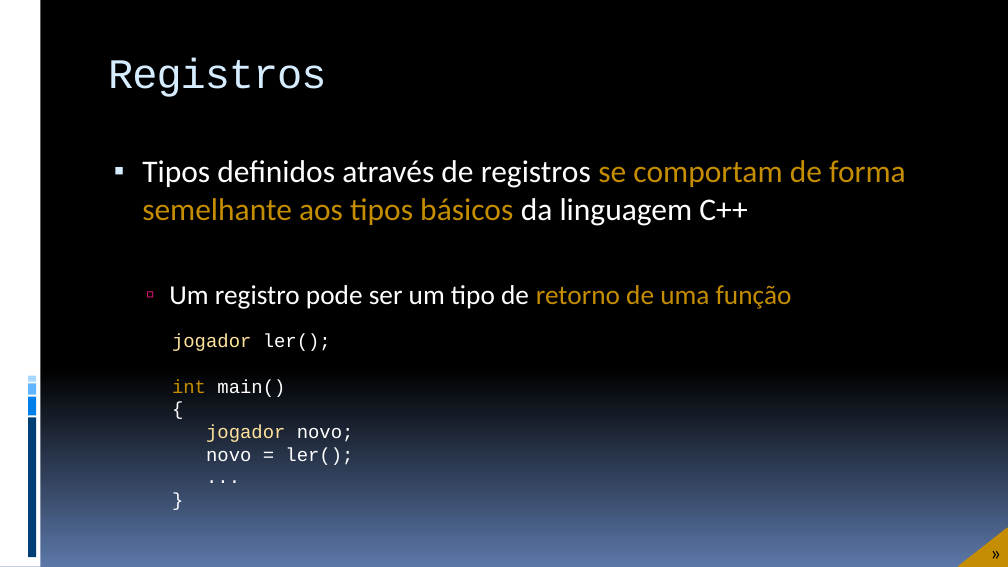
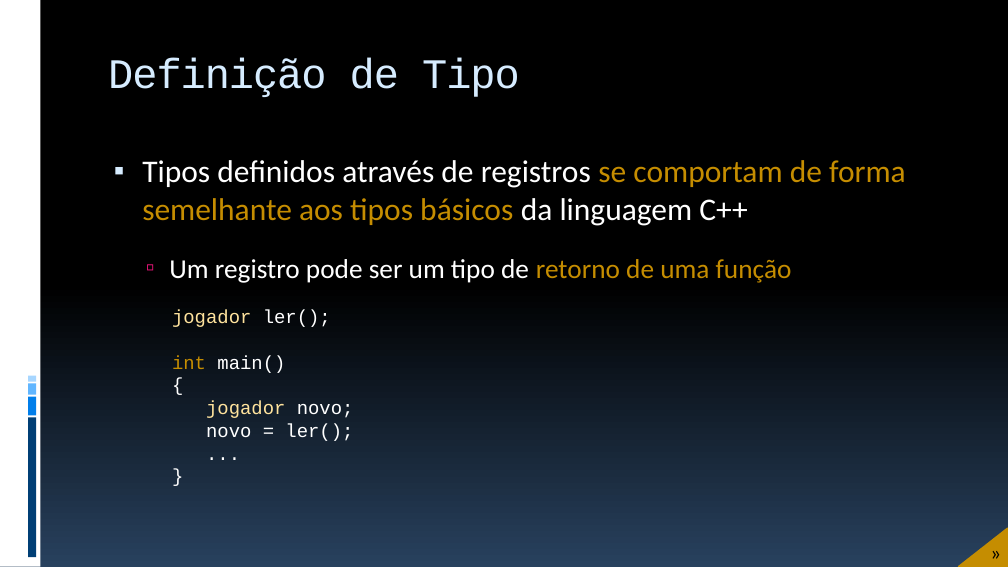
Before and after one commit to JudsonSS/ProgComp, a slide deck: slide 15 of Slides/12. Registros.pptx. Drawn at 1008x567 pixels with LibreOffice and Linux fonts; fonts in the diff are those of the drawing. Boxes give left, top, right and bottom in pixels: in the first picture for what was removed or moved away, otherwise in the second. Text is boxed around its words. In the diff, an @@ line names an element or a change of style, - is before the commit and + after.

```diff
--- a/Slides/12. Registros.pptx
+++ b/Slides/12. Registros.pptx
@@ background gradient #000000 to #5B77A8 to gradient #000000 to #28415E @@
@@ title at <box>108,57,520,97</box>: text changed @@
-Registros
+Definição de Tipo
@@ text "jogador ler();": place and size @@
-text "jogador ler();" at <box>172,334,354,465</box>
+text "jogador ler();" at <box>172,310,354,441</box>
```
Also in this commit, not shown: 20 other slides changed, 1 slide added, 3 other files.
